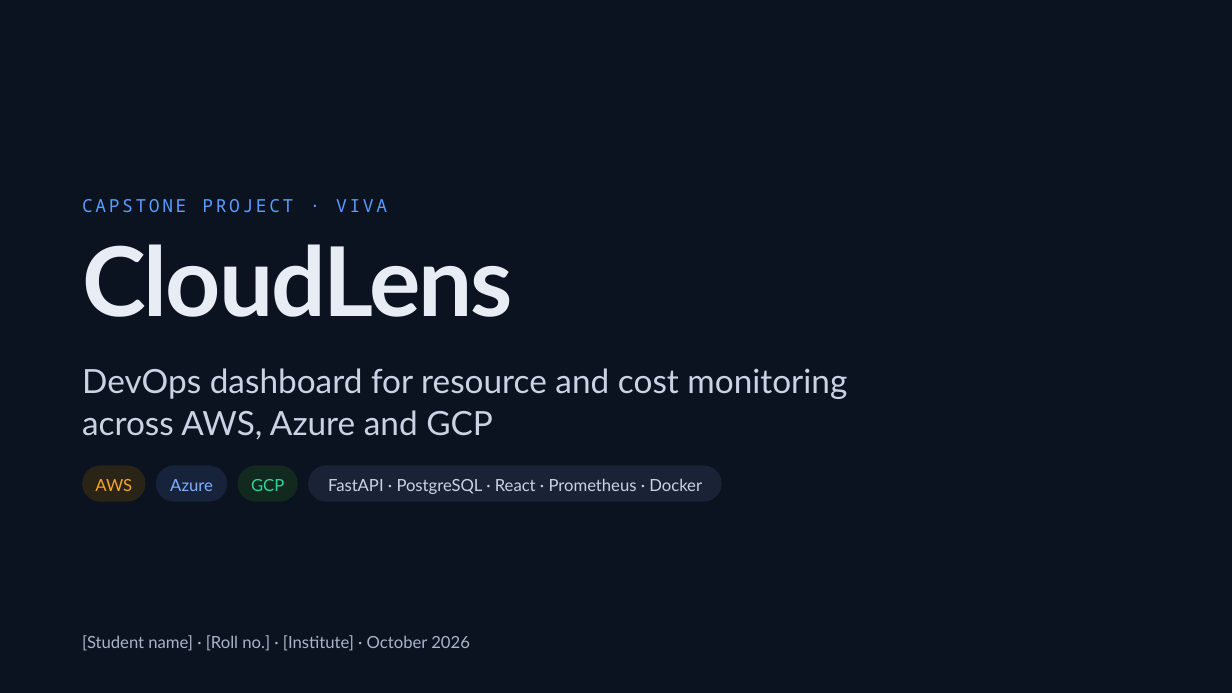
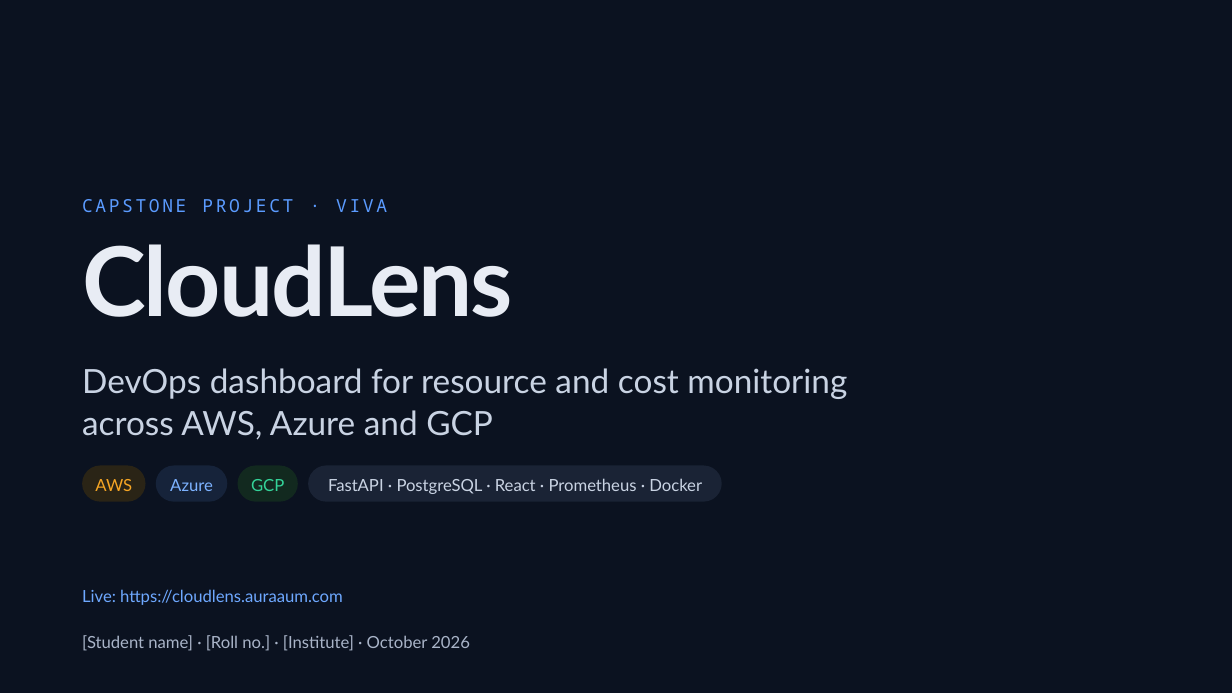
Before and after one commit to sripati/CloudLens, a slide deck: slide 1 of docs/presentation/CloudLens DevOps Dashboard for Resource and Cost Monitoring.pptx. Drawn at 1232x693 pixels with LibreOffice and Linux fonts; fonts in the diff are those of the drawing. Boxes give left, top, right and bottom in pixels: in the first picture for what was removed or moved away, otherwise in the second. Text is boxed around its words. In the diff, an @@ line names an element or a change of style, - is before the commit and + after.

Commit message:
Added LIVE url

```diff
--- a/docs/presentation/CloudLens DevOps Dashboard for Resource and Cost Monitoring.pptx
+++ b/docs/presentation/CloudLens DevOps Dashboard for Resource and Cost Monitoring.pptx
@@ text added at [82, 589, 343, 605], 13 pt, text #6EA8FF @@
+Live: https://cloudlens.auraaum.com
```
Also in this commit, not shown: 3 other slides changed, 17 other files.
